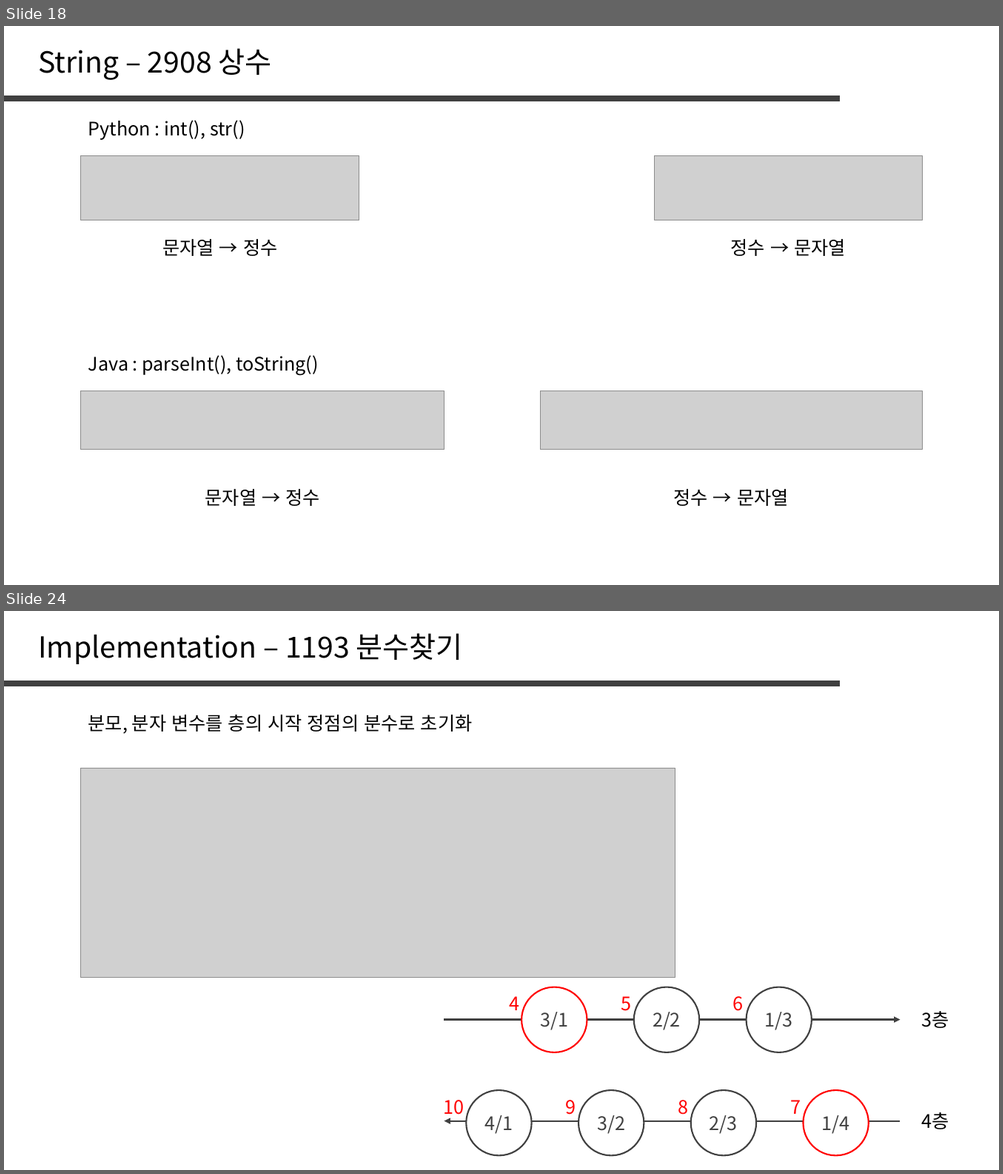
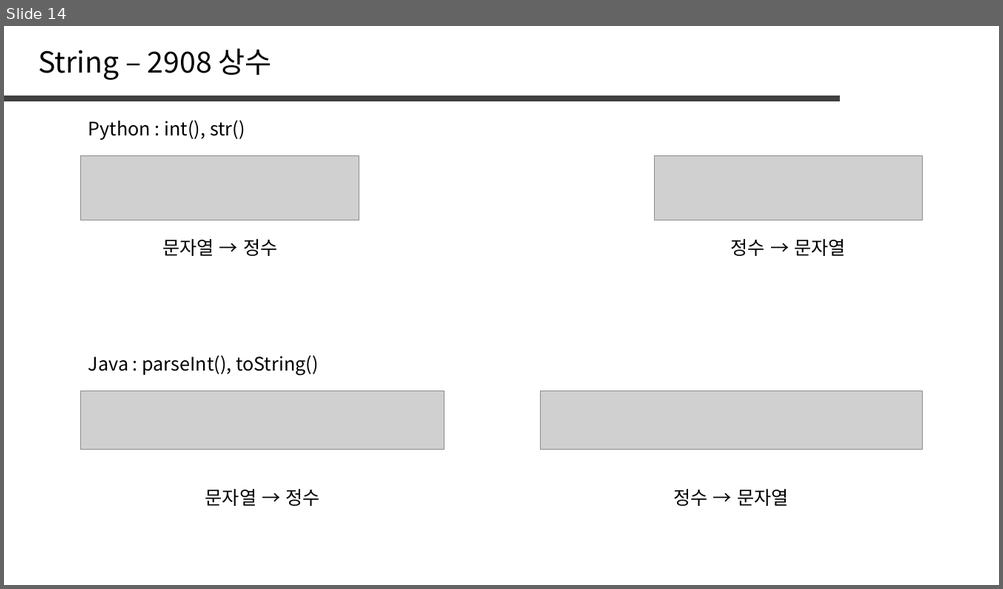
Before and after one commit to jaehoo1/PS-study, a slide deck: study/2_String.pptx. Shown one above the other, each under a label of ours: slides 18 and 24 before the commit, slide 14 after it; the slides between them are not shown. The pictures are 1003x1174 and 1003x589 pixels, drawn with LibreOffice and Linux fonts; fonts in the diff are those of the drawing; grey boxes stand for pictures. Boxes give left, top, right and bottom in pixels: in the first picture for what was removed or moved away, otherwise in the second. Text is boxed around its words. In the diff, an @@ line names an element or a change of style, - is before the commit and + after.

```diff
--- a/study/2_String.pptx
+++ b/study/2_String.pptx
@@ slide 24 removed at (x1=4, y1=611, x2=999, y2=1170), background #FFFFFF @@
@@ text removed at (x1=38, y1=633, x2=463, y2=664) @@
-Implementation – 1193 분수찾기
@@ line removed from (4, 684) to (839, 684) @@
@@ text removed at (x1=88, y1=715, x2=472, y2=734) @@
-분모, 분자 변수를 층의 시작 정점의 분수로 초기화
@@ picture removed at (x1=81, y1=769, x2=674, y2=978) @@
@@ ellipse removed at (x1=522, y1=988, x2=587, y2=1054) @@
-3/1
@@ ellipse removed at (x1=634, y1=988, x2=700, y2=1054) @@
-2/2
@@ ellipse removed at (x1=746, y1=988, x2=812, y2=1054) @@
-1/3
@@ text removed at (x1=509, y1=997, x2=519, y2=1011) @@
-4
@@ text removed at (x1=621, y1=997, x2=632, y2=1011) @@
-5
@@ text removed at (x1=732, y1=997, x2=743, y2=1011) @@
-6
@@ arrow removed from (444, 1020) to (900, 1020) @@
@@ text removed at (x1=922, y1=1011, x2=949, y2=1028) @@
-3층
@@ ellipse removed at (x1=466, y1=1091, x2=532, y2=1156) @@
-4/1
@@ ellipse removed at (x1=578, y1=1091, x2=644, y2=1156) @@
-3/2
@@ ellipse removed at (x1=691, y1=1091, x2=756, y2=1156) @@
-2/3
@@ ellipse removed at (x1=803, y1=1091, x2=869, y2=1156) @@
-1/4
@@ text removed at (x1=443, y1=1100, x2=464, y2=1119) @@
-10
@@ text removed at (x1=565, y1=1100, x2=575, y2=1115) @@
-9
@@ text removed at (x1=677, y1=1100, x2=688, y2=1115) @@
-8
@@ text removed at (x1=791, y1=1100, x2=801, y2=1114) @@
-7
@@ text removed at (x1=922, y1=1113, x2=949, y2=1130) @@
-4층
@@ arrow removed from (900, 1122) to (444, 1122) @@
@@ what was slide 18 is now slide 14 @@
```
Also in this commit, not shown: 4 slides changed, 6 slides added, 6 other slides removed.
